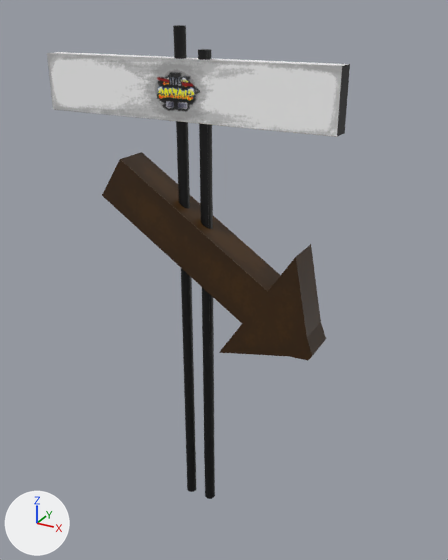
A saved change to the FBX model Assets/BlenderAssts/obs_003.fbx.
Camera for both pictures: a camera (50 mm lens) standing at (1.71, -3.27, 3.45) and looking at (-0.14, 0.1, 1.77). The axes (+X, +Y, +Z) are drawn at lower left. The lights are the same throughout. Vertices at the same position are counted once.

Script lines for the objects in view, before the commit:
```python
me_cube_034 = bpy.data.meshes.new('Cube.034')
me_cube_034.from_pydata(...)  # 156 vertices, 92 faces; spans x -0.95..2.06, y -0.18..0.18, z -0.08..5.04
me_cube_034.materials.append(mat_uv_obs_003_mat)  # picture img_uv_obstacle_003_texture_png
ob_obstacle_003 = bpy.data.objects.new('obstacle.003', me_cube_034)
ob_obstacle_003.location = (0.0, 0.0, 0.0)
ob_obstacle_003.rotation_euler = (0.0, 0.0, 3.142)  # degrees (0, 0, 180)
ob_obstacle_003.scale = (0.666, 0.666, 0.666)
```
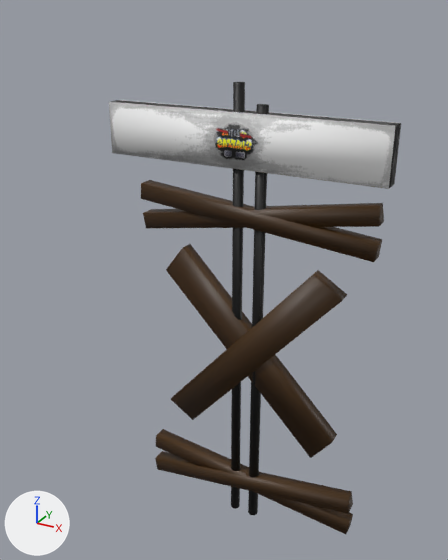
Commit message: obstacles updated

What differs and where, as boxes [x1, y1, x2, y2] in the pictures (448 x 560 px; the box of a moved part takes in the faces that stretch with it):
'obstacle.003', reshaped, rescaled
    before: [47, 25, 350, 499]
    after: [109, 82, 401, 534]
part 1 of me_cube_034, moved or reshaped
    before: [173, 25, 196, 492]
    after: [231, 82, 245, 509]
part 2 of me_cube_034, moved or reshaped
    before: [198, 49, 215, 499]
    after: [248, 104, 269, 515]
part 3 of me_cube_034, moved or reshaped
    before: [47, 52, 350, 137]
    after: [109, 100, 401, 189]
part 4 of me_cube_034, added
    after: [111, 100, 400, 186]
part 5 of me_cube_034, built on
    before: [102, 152, 326, 361]
    after: [141, 180, 384, 534]

The change, as a diff of the scene's bpy script:
```diff
--- a/Assets/BlenderAssts/obs_003.fbx.py
+++ b/Assets/BlenderAssts/obs_003.fbx.py
@@ me_cube_034 @@
 # used by ob_obstacle_003; location = (0.0, 0.0, 0.0); rotation_euler = (0.0, 0.0, 3.142), in degrees (0, 0, 180); scale = (0.666, 0.666, 0.666)
-me_cube_034.from_pydata(...)  # 156 vertices, 92 faces; spans x -0.95..2.06, y -0.18..0.18, z -0.08..5.04
+me_cube_034.from_pydata(...)  # 192 vertices, 116 faces; spans x -1.53..1.47, y -0.09..0.11, z -0.08..5.04
+# me_cube_034 part 1: the loose piece of 64 vertices spanning x 0.51..0.62, y -0.04..0.07, z -0.08..5.04 is moved by (-0.59, 0.0, 0.0)
+# me_cube_034 part 2: the loose piece of 64 vertices spanning x 0.26..0.37, y -0.04..0.07, z -0.07..4.85 is moved by (-0.59, 0.0, 0.0)
+# me_cube_034 part 3: the loose piece of 8 vertices spanning x -0.95..2.06, y -0.09..0.09, z 4.24..4.77 is moved by (-0.59, 0.0, 0.0)
+# me_cube_034 part 4: a new loose piece, a box spanning x -1.53..1.47, y -0.06..0.07, z 4.24..4.77, in mat_uv_obs_003_mat (picture img_uv_obstacle_003_texture_png)
+# me_cube_034 part 5
+# 20 vertices are removed from x -0.89..1.44, y -0.18..0.18, z 2.01..3.84
+# 18 faces are deleted
+# 24 vertices are added at x -1.49..1.12, y -0.09..-0.05, z 0.11..4.05
+# 24 new vertices lie (0.0, 0.16, 0.0) away from vertices in x -1.49..1.12, y -0.09..-0.05, z 0.11..4.05
+# 36 new faces join them
+# me_cube_034 part 6: the surface is now shaded smooth
 me_cube_034.materials.append(mat_uv_obs_003_mat)
@@ ob_obstacle_003 @@
 ob_obstacle_003.rotation_euler = (0.0, 0.0, 3.142)  # degrees (0, 0, 180)
-ob_obstacle_003.scale = (0.666, 0.666, 0.666)
+ob_obstacle_003.scale = (0.608, 0.608, 0.608)
```
